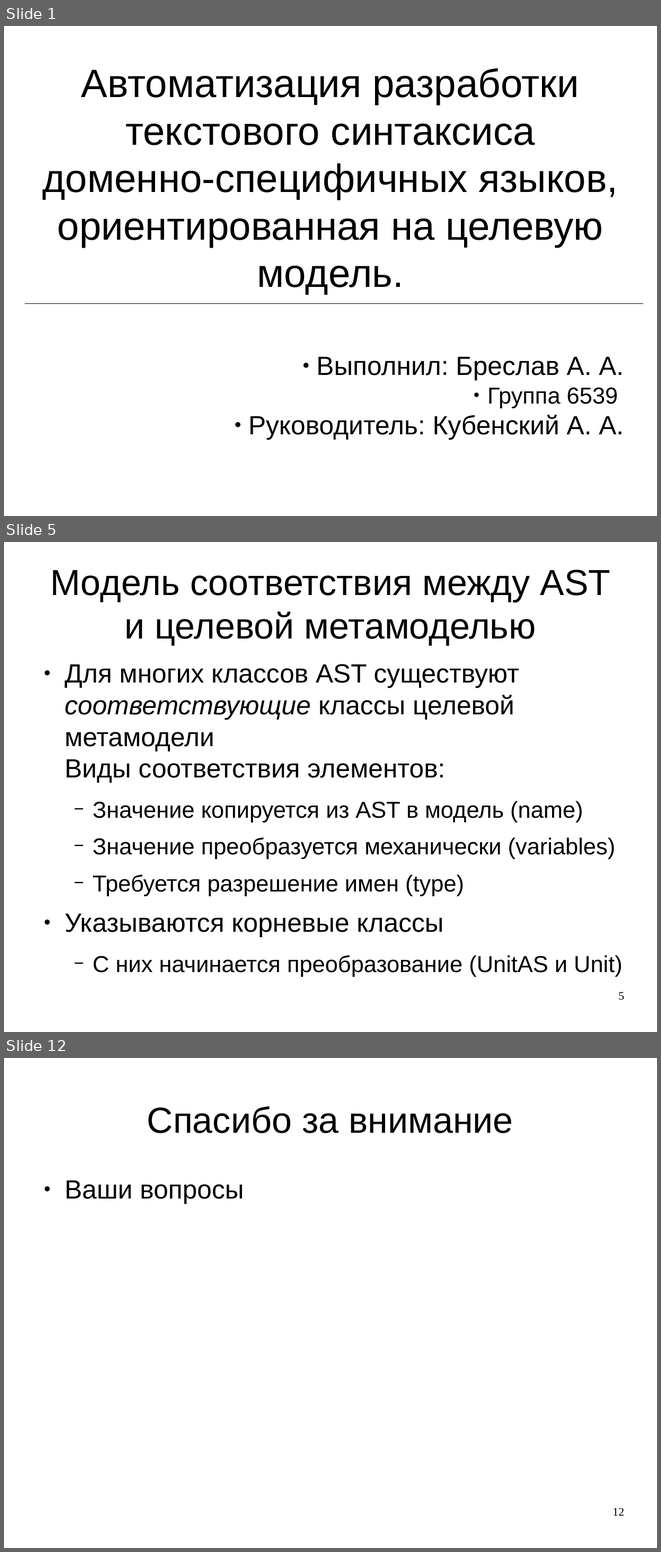
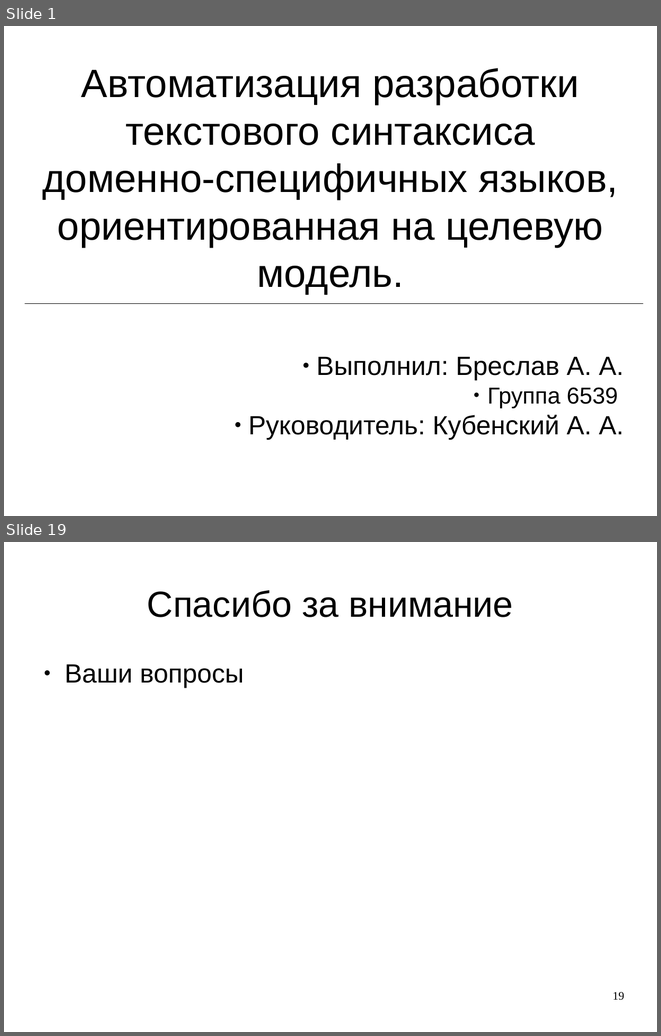
Before and after one commit to abreslav-from-google-code/abreslav, a slide deck: astrans/thesis.rus/Презентация.odp. Shown one above the other, each under a label of ours: slides 1, 5 and 12 before the commit, slides 1 and 19 after it; the slides between them are not shown. The pictures are 661x1552 and 661x1036 pixels, drawn with LibreOffice and Linux fonts; fonts in the diff are those of the drawing. Boxes give left, top, right and bottom in pixels: in the first picture for what was removed or moved away, otherwise in the second. Text is boxed around its words. In the diff, an @@ line names an element or a change of style, - is before the commit and + after.

```diff
--- a/astrans/thesis.rus/Презентация.odp
+++ b/astrans/thesis.rus/Презентация.odp
@@ slide 5 removed at (4, 542, 657, 1032), background #FFFFFF @@
@@ title removed at (50, 570, 611, 645) @@
-Модель соответствия между AST и целевой метамоделью
@@ text removed at (64, 664, 623, 977) @@
-● Для многих классов AST существуют соответствующие классы целевой метамодели
-  Виды соответствия элементов:
-  − Значение копируется из AST в модель (name)
-  − Значение преобразуется механически (variables)
-  − Требуется разрешение имен (type)
-● Указываются корневые классы
-  − С них начинается преобразование (UnitAS и Unit)
@@ page number removed at (618, 991, 624, 1000) @@
-5
@@ what was slide 12 is now slide 19 @@
@@ page number at (612, 991, 624, 1000): text changed @@
-12
+19
```
Also in this commit, not shown: 7 slides changed, 10 slides added, 2 other slides removed.
